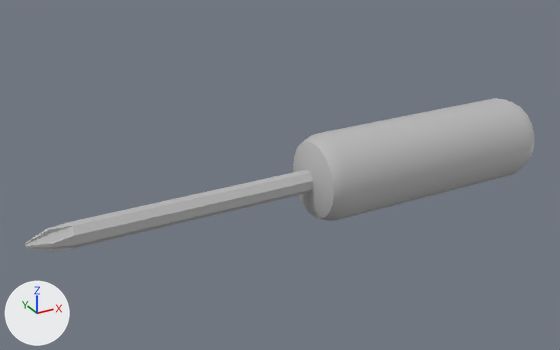
What one commit did to the FBX model Assets/Models/Playground/screwdriver.fbx.
Before and after are seen from a 50 mm lens placed at (-0.0927, -0.2363, 0.1233), pointed at (0.0405, 0.0059, 0.0022). Arrows for +X, +Y and +Z are at lower left; the lights stay in place. Where no turn or scale is listed for an object, it has been applied to the vertices.
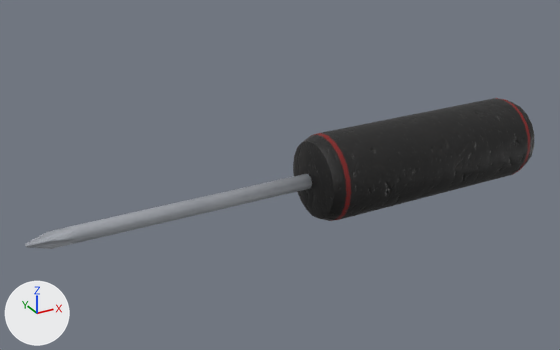
Where the newer file only moved an object's origin or applied its transform, the numbers keep the older frame.

Location of each change, [x1, y1, x2, y2] in pixels of the pictures (560 x 350 px):
'pCylinder2', recoloured (grey to black): [293, 98, 535, 221] in both
'pCylinder1', deleted: before [25, 170, 313, 252]
'bit', added: after [25, 174, 312, 249]

The change, as a diff of the scene's bpy script:
```diff
--- a/Assets/Models/Playground/screwdriver.fbx.py
+++ b/Assets/Models/Playground/screwdriver.fbx.py
@@ img_texturescom_damagedrubber_0_5x0_5_512_normal_tif @@
+img_texturescom_damagedrubber_0_5x0_5_512_normal_tif = load_image('TexturesCom_DamagedRubber_0.5x0.5_512_normal.tif', '_unpacked/TexturesCom_DamagedRubber_0.5x0.5_512_normal.tif', 512, 512, 'Non-Color')
@@ img_rubber_painted_tif @@
+img_rubber_painted_tif = load_image('rubber_painted.tif', '_unpacked/rubber_painted.tif', 512, 512, 'sRGB')
@@ img_texturescom_metal_aluminumbrushed_512_albedo_tif @@
+img_texturescom_metal_aluminumbrushed_512_albedo_tif = load_image('TexturesCom_Metal_AluminumBrushed_512_albedo.tif', '_unpacked/TexturesCom_Metal_AluminumBrushed_512_albedo.tif', 512, 512, 'sRGB')
@@ mat_material_005 @@
+mat_material_005 = bpy.data.materials.new('Material.005')
+# uses the picture img_rubber_painted_tif
+# uses the picture img_texturescom_damagedrubber_0_5x0_5_512_normal_tif
@@ mat_lambert3 @@
+mat_lambert3 = principled_material('lambert3')
+mat_lambert3.texture = img_texturescom_metal_aluminumbrushed_512_albedo_tif
+mat_lambert3.roughness = 0.553
@@ me_mesh @@
 me_mesh.from_pydata(...)  # 122 vertices, 140 faces; spans x -0.0533..0.0533, y -0.0175..0.0175, z -0.0175..0.0175
-me_mesh.materials.append(mat_lambert1)  # grey #bcbcbc
+me_mesh.materials.append(mat_material_005)
@@ me_mesh_001_1 @@
+me_mesh_001_1.from_pydata(...)  # 58 vertices, 64 faces; spans x -0.0577..0.0568, y -0.0031..0.0031, z -0.0031..0.0031
+me_mesh_001_1.materials.append(mat_lambert3)  # picture img_texturescom_metal_aluminumbrushed_512_albedo_tif
@@ ob_pcylinder1 @@
-ob_pcylinder1 = bpy.data.objects.new('pCylinder1', me_mesh_001)
-ob_pcylinder1.location = (-0.0462, 0.0, 0.0)
@@ ob_bit @@
+ob_bit = bpy.data.objects.new('bit', me_mesh_001_1)
+ob_bit.location = (0.0, 0.0, 0.0)
```
